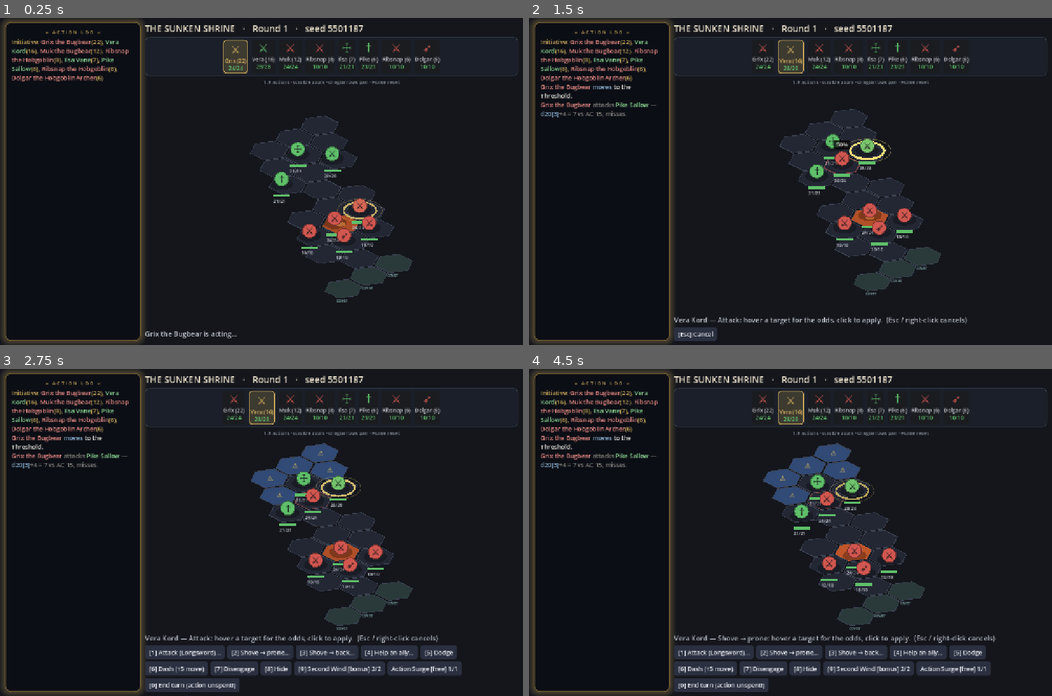
Above: before the commit, frames 1-4 (two rows, left to right).
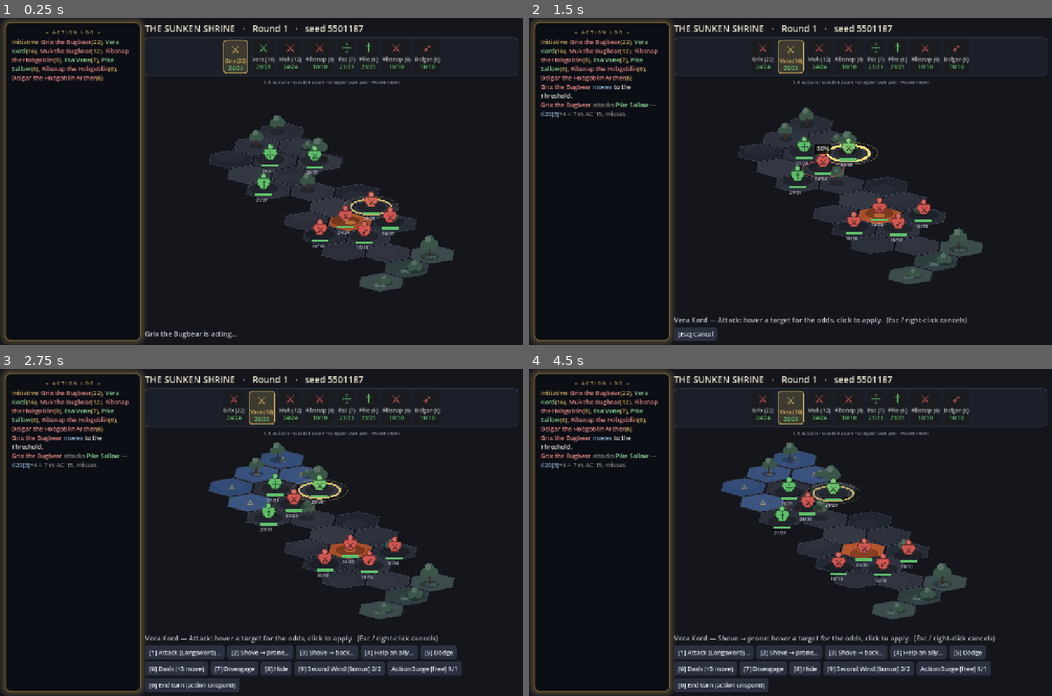
Above: after the commit, the same moments.

Repository: EgecanOzcakar/sorcmerc
Game: Godot game, scene res://scenes/main.tscn
The game is run twice, just before and just after one commit, with the same random seed, the same clock (stepped at 60 frames per second) and the same inputs. This scene is started directly instead of the project's main scene.
Inputs (mouse positions are in pixels of both pictures, inside the frame that each line leads up to):
- Up to frame 1 (0.25 s): no input
- Up to frame 2 (1.5 s): tap Enter at 0.5 s; drag from (790, 181) to (842, 109) at 0.52 s; click "[1] Attack (Longsword)…" at 1.25 s
- Up to frame 3 (2.75 s): click "[Esc] Cancel" at 2 s
- Up to frame 4 (4.5 s): click "[2] Shove → prone…" at 2.75 s; tap Enter at 3.5, 4.25 s; drag from (685, 548) to (764, 597) at 3.52 s; move the mouse to (842, 460) at 4.27 s; hold Right from 4.28 s (still down); tap 1 at 4.35 s

The runs differ from the first frame. In frame 1, 5.9% of the frame differs, in the area x 40-87%, y 29-87%; in frame 2, 6.1%; in frame 3, 7.0%; in frame 4, 7.1%, in the area x 36-84%, y 22-80%.

Commit message:
Isometric board: flatter RTS camera, ground mottling, foliage, figure tokens
Camera: the projection is now yaw + squash (_iso rotates the ground plane
35deg, then flattens it to ISO_SQUASH=0.38 — a ~22deg downward pitch)
instead of the steep 45deg/2:1 matrix. Tiles read as wide shallow diamonds
with a generous horizontal spread, which is the flat RTS angle the
reference sits at; ISO_GAIN refills the viewport the squash frees up.

Ground: each hex takes a deterministic tint off its own coordinate hash
plus a soft off-centre patch, and the tile outline only draws at full
strength along a terrain CHANGE — runs of the same floor now blend into
each other instead of butting together as hard-edged solid diamonds.

Foliage: per-theme flat-shape plants (a three-lobe bush, a canopy tree)
scattered by the same hash — forest is thickly planted, camp/shrine/ice
sparse, city/shop bare. Cover hexes always grow one, so the thing you are
hiding behind is visible. Picked at draw time from the hex hash and never
stored, so movement, targeting and line of sight cannot see it.

Tokens: a standing figure (tapered torso + head) on its shadow ellipse
rather than a flat disc, slumping to a heap when unconscious. Still one
silhouette for everyone — the chest glyph is what tells them apart.

Co-Authored-By: Claude Opus 5 <noreply@anthropic.com>

Diff:
--- a/scenes/main.gd
+++ b/scenes/main.gd
@@ -1006,21 +1006,20 @@
 	# Purely a _draw()-time view transform: hex.gd still speaks flat-top axial
 	# pixels, we just tilt the plane those pixels live on. Linear, so projecting
 	# an offset and adding it to a projected centre == projecting the world point.
-	# ponytail: one fixed camera angle, no rotation. Add a matrix if the camera
-	# ever needs to orbit.
-	# The classic 2:1 iso matrix — rotate the ground plane 45°, halve its height:
-	#   sx = (x - y) * ISO_X,  sy = (x + y) * ISO_Y
-	const ISO_X := 1.05
-	const ISO_Y := 0.525
-	const ISO_SQUASH := 2.0 * ISO_Y   # how much a world y-extent shrinks on screen
+	# The camera: yaw the ground plane by ISO_YAW, then squash it vertically —
+	# ISO_SQUASH is the sine of the pitch, so 0.45 ≈ looking down from ~27°,
+	# the flat wide RTS angle rather than a steep 45° overhead.
+	# ponytail: fixed camera. Make these vars if it ever needs to orbit/tilt.
+	const ISO_YAW := 35.0
+	const ISO_SQUASH := 0.38
+	const ISO_GAIN := 1.85    # the whole plane, scaled to fill the viewport
 
 	func _iso(v: Vector2) -> Vector2:
-		return Vector2((v.x - v.y) * ISO_X, (v.x + v.y) * ISO_Y)
+		var r := v.rotated(deg_to_rad(ISO_YAW)) * ISO_GAIN
+		return Vector2(r.x, r.y * ISO_SQUASH)
 
 	func _iso_inv(v: Vector2) -> Vector2:
-		var a := v.x / (2.0 * ISO_X)
-		var b := v.y / (2.0 * ISO_Y)
-		return Vector2(a + b, b - a)
+		return Vector2(v.x, v.y / ISO_SQUASH).rotated(-deg_to_rad(ISO_YAW)) / ISO_GAIN
 
 	func _pix(hx: Vector2i) -> Vector2:
 		return _origin + _iso(Hex.to_pixel(hx, main.hex_px))
@@ -1123,6 +1122,78 @@
 			elif e.button_index == MOUSE_BUTTON_LEFT:
 				main.board_hex_clicked(_unpix(e.position))
 
+	# Stable per-hex noise: same hex, same salt -> same value, every frame. No RNG
+	# state, so nothing here can perturb the game's seeded rolls.
+	static func _rand(hx: Vector2i, salt: int) -> float:
+		var n: int = hash(Vector3i(hx.x, hx.y, salt))
+		return float(n % 4096) / 4096.0 if n >= 0 else float(-n % 4096) / 4096.0
+
+	# What KIND of ground this is, for the seam test — "" is plain floor.
+	func _terrain(hx: Vector2i) -> String:
+		var o: Dictionary = cb.object_at(hx)
+		if o.has("hazard") and not o.get("blocks_movement", false):
+			return "hazard"
+		if o.get("blocks_movement", false):
+			return "prop"
+		return "cover" if cb.is_cover(hx) else ""
+
+	# How thickly each theme is planted. Cosmetic only — foliage is never
+	# consulted by movement, targeting or line of sight, it is picked from the
+	# hex's own hash at draw time and never stored.
+	const FLORA := {"forest": 0.55, "camp": 0.22, "shrine": 0.12, "ice": 0.14,
+		"city": 0.0, "shop": 0.0}
+	const FLORA_COL := {"forest": "3f6b3a", "camp": "5c5f33", "shrine": "3a5548",
+		"ice": "5d7a84", "city": "3f5240", "shop": "3f5240"}
+
+	# {} for bare ground, else the plant to draw. Cover hexes always get one —
+	# the thing you are hiding behind should be visible.
+	func _foliage_at(hx: Vector2i, c: Vector2, s: float) -> Dictionary:
+		var pal := String(cb.board.get("palette", "shrine"))
+		var r := _rand(hx, 5)
+		var cover: bool = cb.is_cover(hx)
+		if not cover and r > float(FLORA.get(pal, 0.1)):
+			return {}
+		var off := _iso(Vector2(_rand(hx, 6) - 0.5, _rand(hx, 7) - 0.5) * s * 0.7)
+		return {"at": c + off, "kind": "tree" if _rand(hx, 8) > 0.55 else "bush",
+			"col": Color(String(FLORA_COL.get(pal, "3f5240"))),
+			"scale": (0.85 + 0.45 * _rand(hx, 9)) * (1.15 if cover else 1.0)}
+
+	# A combatant: a standing figure rather than a poker chip — a tapered torso
+	# out of the hex, a head above it. Still flat shapes, still one silhouette for
+	# everyone; the class/creature glyph on the chest is what tells them apart.
+	# ponytail: no per-unit art. That is the sprite track's job, not this one.
+	const FIGURE := [Vector2(-0.30, -0.02), Vector2(-0.80, -0.72), Vector2(-0.66, -1.18),
+		Vector2(0.66, -1.18), Vector2(0.80, -0.72), Vector2(0.30, -0.02)]
+
+	func _draw_figure(foot: Vector2, rad: float, base: Color, down: bool) -> void:
+		var sy := 0.45 if down else 1.0     # the unconscious slump into a heap
+		var body := PackedVector2Array()
+		for o in FIGURE:
+			body.append(foot + Vector2(o.x * rad, o.y * rad * sy))
+		draw_colored_polygon(body, base)
+		var edge := body.duplicate()
+		edge.append(edge[0])
+		draw_polyline(edge, base.darkened(0.45), 2.0)
+		var head := foot + Vector2(0, -1.46 * rad * sy)
+		draw_circle(head, rad * 0.31, base.lightened(0.10))
+		draw_arc(head, rad * 0.31, 0, TAU, 16, base.darkened(0.45), 2.0)
+
+	# A plant: flat shapes only, standing upright out of a projected shadow.
+	func _draw_foliage(d: Dictionary, s: float) -> void:
+		var at: Vector2 = d["at"]
+		var k: float = float(d["scale"]) * s
+		var col: Color = d["col"]
+		draw_colored_polygon(_disc(at, k * 0.30), Color(0, 0, 0, 0.25))
+		if String(d["kind"]) == "tree":
+			draw_line(at, at - Vector2(0, k * 0.62), Color("3a2c1c"), maxf(1.5, k * 0.09))
+			for o in [Vector2(0, -0.95), Vector2(-0.24, -0.66), Vector2(0.24, -0.70)]:
+				draw_circle(at + o * k, k * 0.30, col)
+			draw_circle(at + Vector2(-0.10, -1.02) * k, k * 0.20, col.lightened(0.16))
+		else:
+			for o in [Vector2(-0.20, -0.16), Vector2(0.20, -0.16), Vector2(0, -0.34)]:
+				draw_circle(at + o * k, k * 0.24, col)
+			draw_circle(at + Vector2(-0.06, -0.38) * k, k * 0.15, col.lightened(0.14))
+
 	# T11 interactables: shapes only, no sprites. Hazards pulse (the hex fill already
 	# glows), props get a crate mark, torches a small bright flame.
 	# ponytail: a torch could ignite adjacent flammable terrain — not built.
@@ -1174,6 +1245,7 @@
 					cone_hexes[hx] = true
 
 		# tiles
+		var decor: Array = []   # foliage, drawn after every tile so it can overhang
 		for hx in cb.board["hexes"]:
 			var c := _pix(hx)
 			var poly := _hex_poly(c, s - 2.0)
@@ -1185,20 +1257,41 @@
 				fill = main.COL_PROP
 			elif cb.is_cover(hx):
 				fill = main.COL_COVER
-			draw_colored_polygon(poly, fill)
+			# Ground, in two layers: a per-hex tinted slab so the field isn't one
+			# flat colour, then a lighter patch drifting off-centre. Neighbouring
+			# tiles overlap in tone, which is what stops the borders reading as
+			# hard-cut diamonds without needing an actual texture.
+			var v := _rand(hx, 1)
+			draw_colored_polygon(poly, fill.lightened(0.09 * v).darkened(0.07 * (1.0 - v)))
+			draw_colored_polygon(_disc(c + _iso(Vector2(_rand(hx, 2) - 0.5, _rand(hx, 3) - 0.5) * s * 0.6),
+				s * (0.45 + 0.30 * _rand(hx, 4))), Color(fill.lightened(0.09), 0.28))
 			if field.has(hx) and hx != cur.pos:
 				draw_colored_polygon(poly, main.COL_MOVE)
 			if cone_hexes.has(hx):
 				draw_colored_polygon(poly, main.COL_CONE)
+			# Only the outline of a terrain CHANGE is drawn at full strength; seams
+			# between two plain tiles stay a whisper, so same-terrain runs blend.
 			var edge := _hex_poly(c, s - 2.0)
 			edge.append(edge[0])
-			draw_polyline(edge, main.COL_HEX_EDGE, 1.5)
+			var seam: bool = _terrain(hx) != ""
+			for n in Hex.neighbors(hx):
+				if not n in cb.board["hexes"] or _terrain(n) != _terrain(hx):
+					seam = true
+			draw_polyline(edge, Color(main.COL_HEX_EDGE, 0.9 if seam else 0.22), 1.5)
+			if obj.is_empty():
+				var d := _foliage_at(hx, c, s)
+				if not d.is_empty():
+					decor.append(d)
 			if provoke.has(hx):
 				draw_string(ThemeDB.fallback_font, c - Vector2(6, -5), "⚠", HORIZONTAL_ALIGNMENT_LEFT, -1, 16, Color("ffcf47"))
 			if cb.is_cover(hx):
 				draw_string(ThemeDB.fallback_font, c + Vector2(-s * 0.5, s * ISO_SQUASH - 3), "cover", HORIZONTAL_ALIGNMENT_LEFT, -1, 10, Color("7fa6a6"))
 			if not obj.is_empty():
 				_draw_object(obj, c, s, pulse)
+
+		decor.sort_custom(func(a, b): return a["at"].y < b["at"].y)
+		for d in decor:
+			_draw_foliage(d, s)
 
 		# the valid-target ring stays here, under the tokens — it just traces the
 		# hex edge, which reads fine as "this hex is targetable," not a card that
@@ -1245,11 +1338,9 @@
 					Color(1.0, 0.886, 0.478, 0.25 + 0.75 * bl), 2.5 + bl * 3.0)
 				draw_polyline(_disc(p, rad + 12.0 + bl * 6.0, true),
 					Color(1.0, 0.886, 0.478, 0.30 * bl), 2.0)
-			draw_line(p, tp, base.darkened(0.55), 3.0)   # the "post" it stands on
-			draw_circle(tp, rad * 0.8, base)
-			draw_arc(tp, rad * 0.8, 0, TAU, 24, base.darkened(0.4), 2.0)
+			_draw_figure(p, rad, base, c.is_down())
 			# The token's mark: class glyph for heroes, creature-type glyph for foes.
-			_centered(_glyph(c), tp, int(24 * fz), Color("101216"))
+			_centered(_glyph(c), tp, int(21 * fz), Color("101216"))
 
 			# hp bar
 			var hv: float = _hp.get(c.id, float(c.hp))
